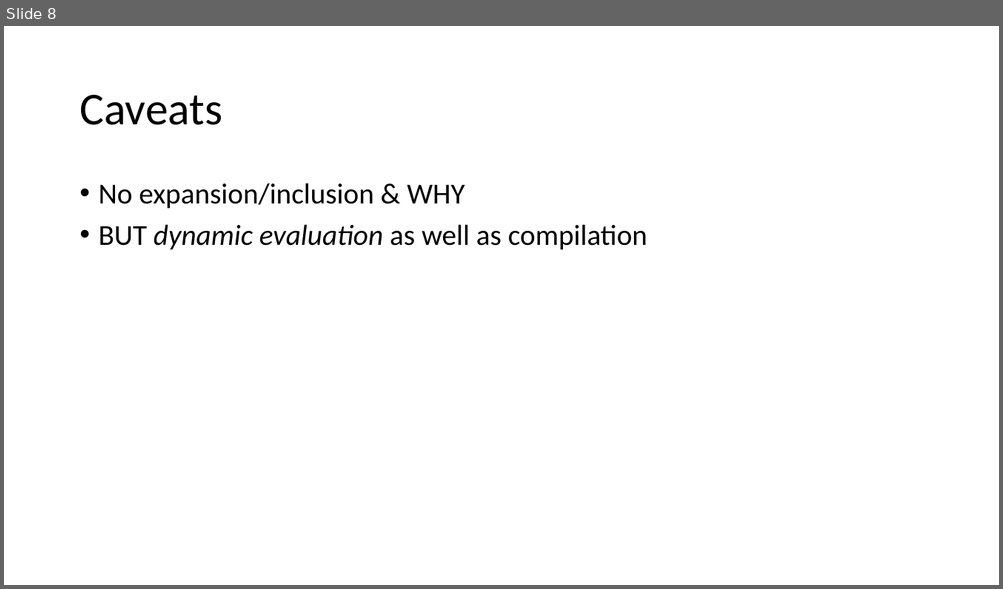
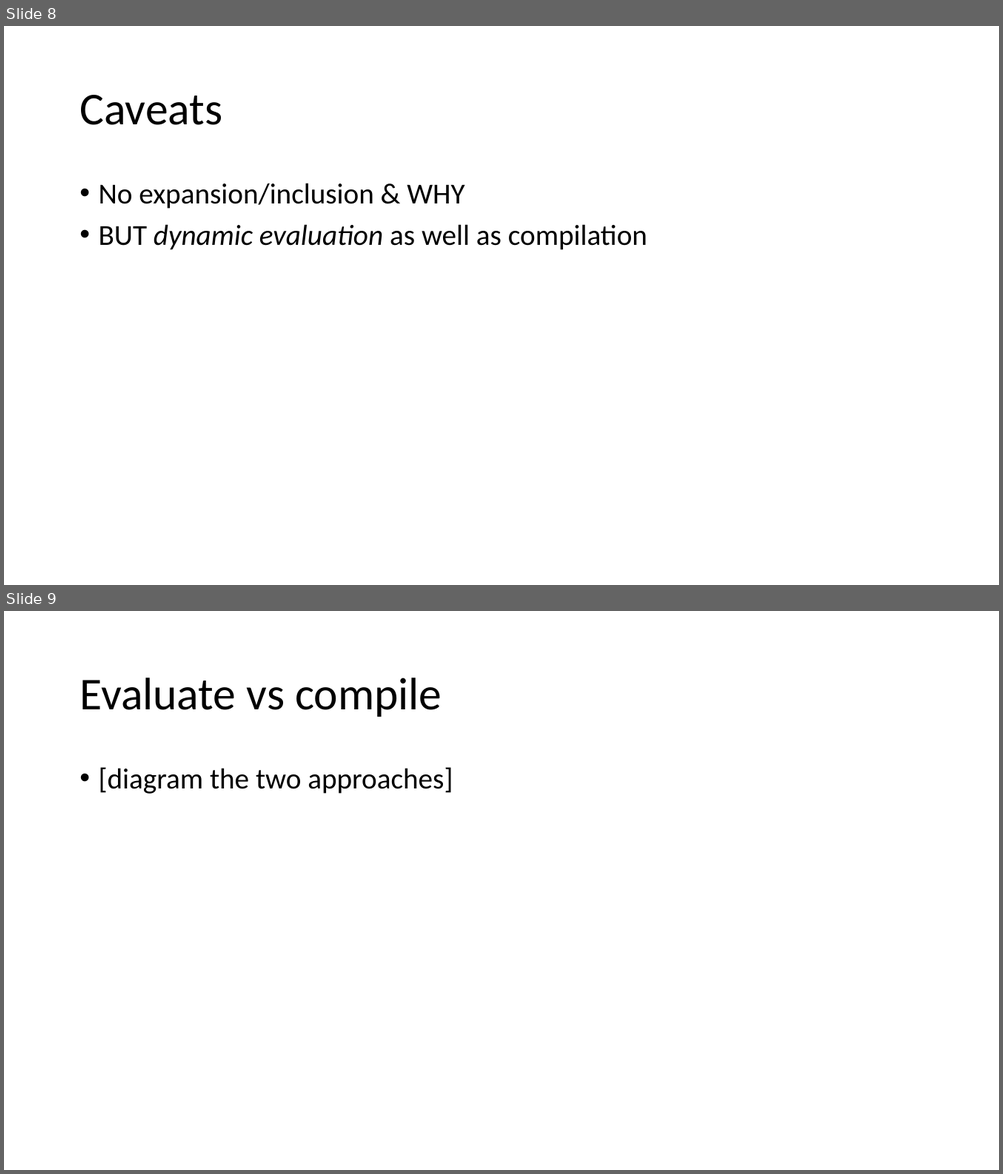
Before and after one commit to AndrewSales/XQS, a slide deck: Markup UK 2023 slides.pptx. Shown one above the other, each under a label of ours: slide 8 before the commit, slides 8 and 9 after it. The pictures are 1003x589 and 1003x1174 pixels, drawn with LibreOffice and Linux fonts; fonts in the diff are those of the drawing. Boxes give left, top, right and bottom in pixels: in the first picture for what was removed or moved away, otherwise in the second. Text is boxed around its words. In the diff, an @@ line names an element or a change of style, - is before the commit and + after.

```diff
--- a/Markup UK 2023 slides.pptx
+++ b/Markup UK 2023 slides.pptx
@@ slide 9 added at <box>4,611,999,1170</box>, background #FFFFFF @@
@@ title added at <box>79,678,441,717</box>, 44 pt, text #000000 @@
+Evaluate vs compile
@@ text added at <box>99,767,452,794</box>, 28 pt, text #000000 @@
+• [diagram the two approaches]
```
Also in this commit, not shown: 1 slide removed, 1 other file.
